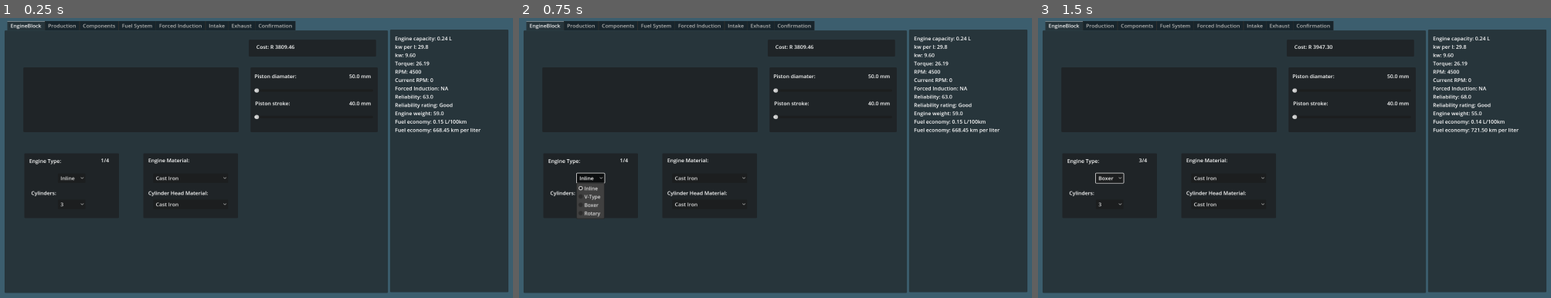
Above: before the commit, frames 1-3 (left to right).
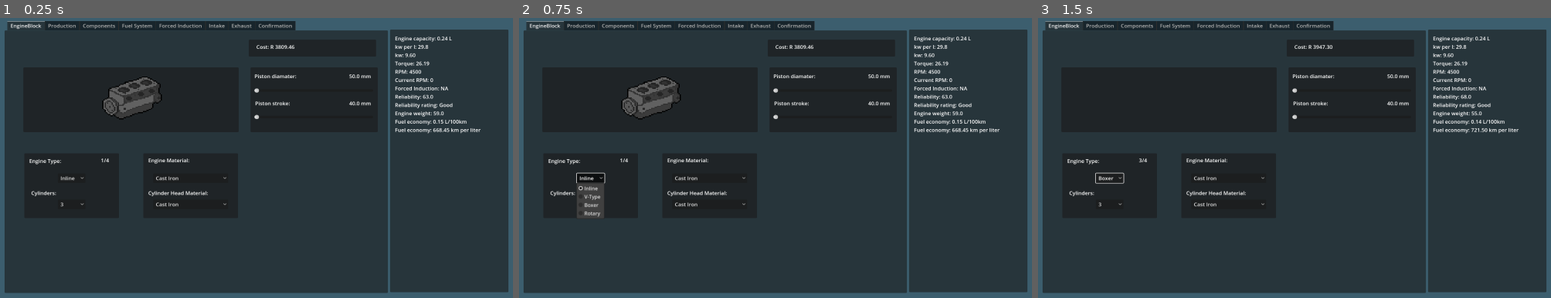
Above: after the commit, the same moments.

Repository: HBRO04/Car_Builder
Game: Godot game, scene res://scenes/engine_builder.tscn
Same seed, same stepped clock (60 frames per second), same inputs: the game is played once before the commit and once after it.
Inputs:
- Up to frame 1 (0.25 s): no input
- Up to frame 2 (0.75 s): click "Inline" at 0.5 s
- Up to frame 3 (1.5 s): click "3" at 1.25 s

The runs differ from the first frame. In frame 1, 0.8% of the frame differs, in the area x 20-32%, y 20-37%; in frame 2, 0.8%; in frame 3, nothing differs.

Commit message:
added assets and code to show correct model

Diff:
--- a/scenes/engine_builder.tscn
+++ b/scenes/engine_builder.tscn
@@ -1,6 +1,8 @@
-[gd_scene load_steps=3 format=3 uid="uid://cef7sayyf852u"]
+[gd_scene load_steps=5 format=3 uid="uid://cef7sayyf852u"]
 
 [ext_resource type="Script" uid="uid://dubtipy8j5h8c" path="res://scripts/engine_builder.gd" id="1_v3cha"]
+[ext_resource type="Texture2D" uid="uid://bsw6hcnbi3kj0" path="res://assets/engine_block i3 i4.png" id="2_fpiu6"]
+[ext_resource type="Texture2D" uid="uid://d0ee4bxoocsf7" path="res://assets/inline i5 i6.png" id="3_pjmh8"]
 
 [sub_resource type="CanvasTexture" id="CanvasTexture_ectv5"]
 specular_color = Color(0.23529412, 0.36862746, 0.43137255, 1)
@@ -128,6 +130,22 @@
 offset_top = 120.0
 offset_right = 712.0
 offset_bottom = 330.0
+
+[node name="inline i3_i4" type="Sprite2D" parent="CanvasLayer/TabContainer/EngineBlock/previewEngineBlockTypepnl"]
+texture_filter = 1
+position = Vector2(330.67847, 97.25374)
+scale = Vector2(3.6329458, 3.3951182)
+texture = ExtResource("2_fpiu6")
+region_enabled = true
+region_rect = Rect2(0, 0, 64, 64)
+
+[node name="inline i5_i6" type="Sprite2D" parent="CanvasLayer/TabContainer/EngineBlock/previewEngineBlockTypepnl"]
+texture_filter = 1
+position = Vector2(325.75244, 125.59559)
+scale = Vector2(3.6329458, 3.3951182)
+texture = ExtResource("3_pjmh8")
+region_enabled = true
+region_rect = Rect2(0, 0, 128, 128)
 
 [node name="EngineTypepnl" type="Panel" parent="CanvasLayer/TabContainer/EngineBlock"]
 layout_mode = 0
--- a/scripts/engine_builder.gd
+++ b/scripts/engine_builder.gd
@@ -57,9 +57,12 @@
 var muffler: int = 0 #small, big, freeflow or straight pipe
 
 func _ready() -> void:
+	$"CanvasLayer/TabContainer/EngineBlock/previewEngineBlockTypepnl/inline i3_i4".visible = false
+	$"CanvasLayer/TabContainer/EngineBlock/previewEngineBlockTypepnl/inline i5_i6".visible = false
 	update_UI()
 	torque = get_torque_at_rpm(rpm) # max torque at max RPM
 	kw = (torque * rpm) / 9550.0    # max kW
+
 
 
 func calc_cost():
@@ -203,7 +206,34 @@
 	$CanvasLayer/EngineSpecspnl/VBoxContainer/fueleconlbl.text = "Fuel economy: " + Stringfueleconomy+ " L/100km"
 	$CanvasLayer/EngineSpecspnl/VBoxContainer/fueleconlbl2.text = "Fuel economy: " + kmperl + " km per liter"
 
-	#dyno graph (graph uses peak curve, red line shows currentRPM)
+	var i3 = Rect2(0, 0, 64, 64)
+	var i4 = Rect2(64, 0, 64, 64)
+	var i5 = Rect2(0, 0, 128, 128)
+	var i6 = Rect2(128, 0, 128, 128)
+	#show correct engin block
+	if EngineType == 1:
+		match cylinders:
+			3:
+				$"CanvasLayer/TabContainer/EngineBlock/previewEngineBlockTypepnl/inline i3_i4".region_rect = i3
+				$"CanvasLayer/TabContainer/EngineBlock/previewEngineBlockTypepnl/inline i3_i4".visible = true
+				$"CanvasLayer/TabContainer/EngineBlock/previewEngineBlockTypepnl/inline i5_i6".visible = false
+			4:
+				$"CanvasLayer/TabContainer/EngineBlock/previewEngineBlockTypepnl/inline i3_i4".region_rect = i4
+				$"CanvasLayer/TabContainer/EngineBlock/previewEngineBlockTypepnl/inline i3_i4".visible = true
+				$"CanvasLayer/TabContainer/EngineBlock/previewEngineBlockTypepnl/inline i5_i6".visible = false
+			5:
+				$"CanvasLayer/TabContainer/EngineBlock/previewEngineBlockTypepnl/inline i3_i4".visible = false
+				$"CanvasLayer/TabContainer/EngineBlock/previewEngineBlockTypepnl/inline i5_i6".region_rect = i5
+				$"CanvasLayer/TabContainer/EngineBlock/previewEngineBlockTypepnl/inline i5_i6".visible = true
+			6:
+				$"CanvasLayer/TabContainer/EngineBlock/previewEngineBlockTypepnl/inline i3_i4".visible = false
+				$"CanvasLayer/TabContainer/EngineBlock/previewEngineBlockTypepnl/inline i5_i6".region_rect = i6
+				$"CanvasLayer/TabContainer/EngineBlock/previewEngineBlockTypepnl/inline i5_i6".visible = true
+			8:
+				$CanvasLayer/TabContainer/EngineBlock/lblError.text = "Can't have an inline 8 cylinder"
+				$CanvasLayer/TabContainer/EngineBlock/EngineTypepnl/CylinderOptbtn.select(3)
+	else:
+		$"CanvasLayer/TabContainer/EngineBlock/previewEngineBlockTypepnl/inline i3_i4".visible = false
 
 
 
Not shown, added: assets/engine_block i3 i4.png.import
Not shown, added: assets/inline i5 i6.png.import
